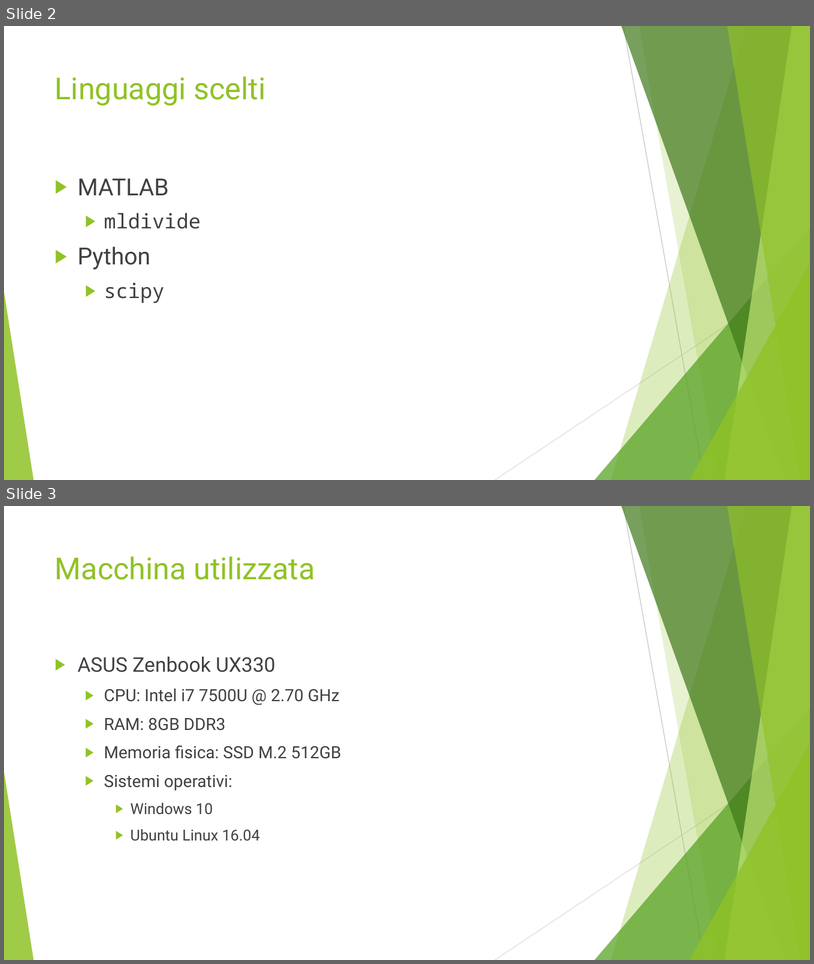
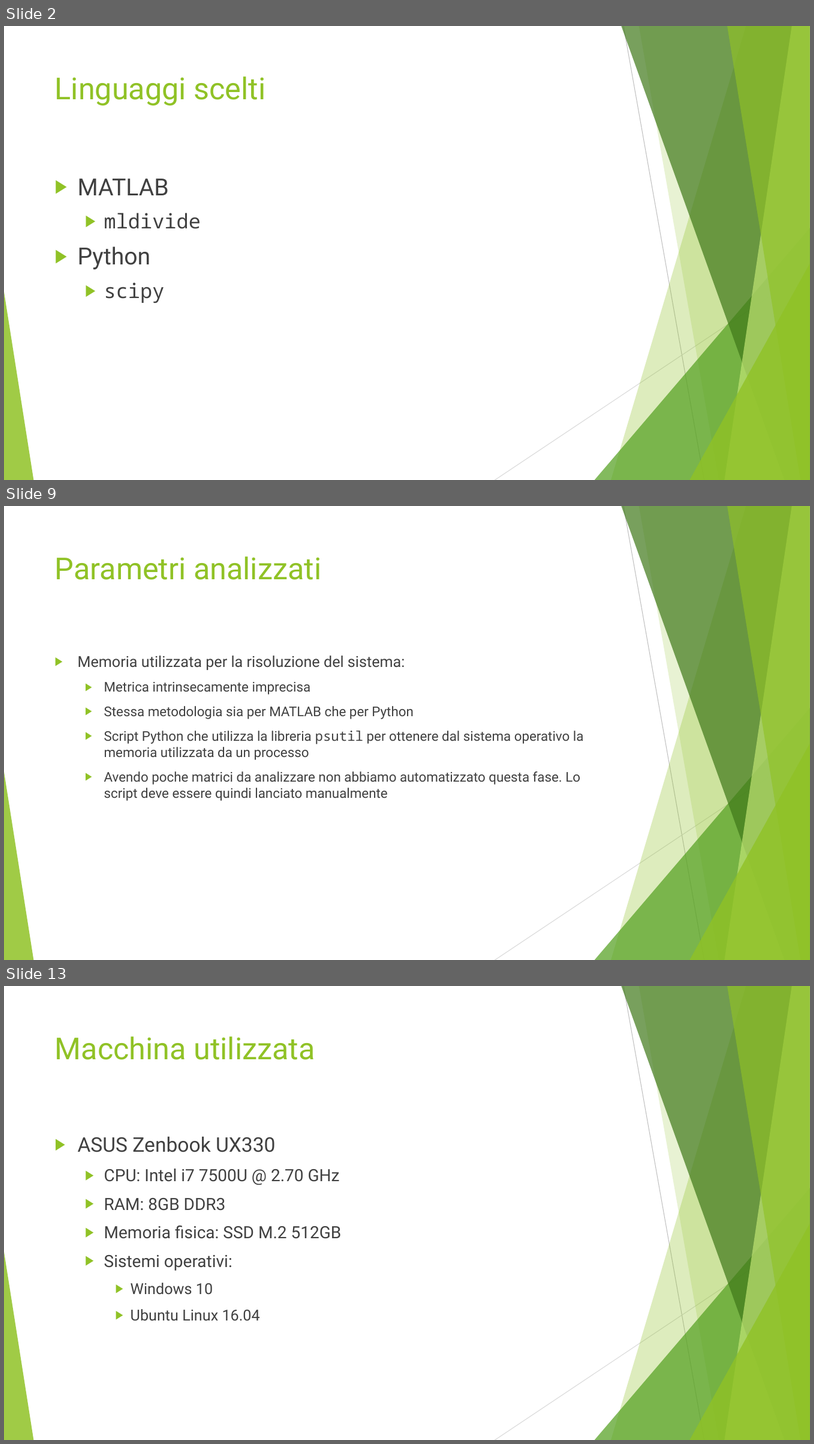
Before and after one commit to CostantiniMatteo/progetto-mcs, a slide deck: presentazione.pptx. Shown one above the other, each under a label of ours: slides 2 and 3 before the commit, slides 2, 9 and 13 after it; the slides between them are not shown. The pictures are 814x964 and 814x1444 pixels, drawn with LibreOffice and Linux fonts; fonts in the diff are those of the drawing. Boxes give left, top, right and bottom in pixels: in the first picture for what was removed or moved away, otherwise in the second. Text is boxed around its words. In the diff, an @@ line names an element or a change of style, - is before the commit and + after.

```diff
--- a/presentazione.pptx
+++ b/presentazione.pptx
@@ slide 9 added at (4, 506, 810, 960), background #FFFFFF; not listed: 10 template elements that a slide beside it also shows @@
@@ title added at (55, 556, 321, 580), 36 pt, text #90C226 @@
+Parametri analizzati
@@ text added at (78, 655, 584, 801), 16 pt, text #404040 @@
+▶ Memoria utilizzata per la risoluzione del sistema:
+  ▶ Metrica intrinsecamente imprecisa
+  ▶ Stessa metodologia sia per MATLAB che per Python
+  ▶ Script Python che utilizza la libreria psutil per ottenere dal sistema operativo la memoria utilizzata da un processo
+  ▶ Avendo poche matrici da analizzare non abbiamo automatizzato questa fase. Lo script deve essere quindi lanciato manualmente
@@ what was slide 3 is now slide 13 @@
```
Also in this commit, not shown: 2 slides changed, 7 other slides added, 2 other files.
